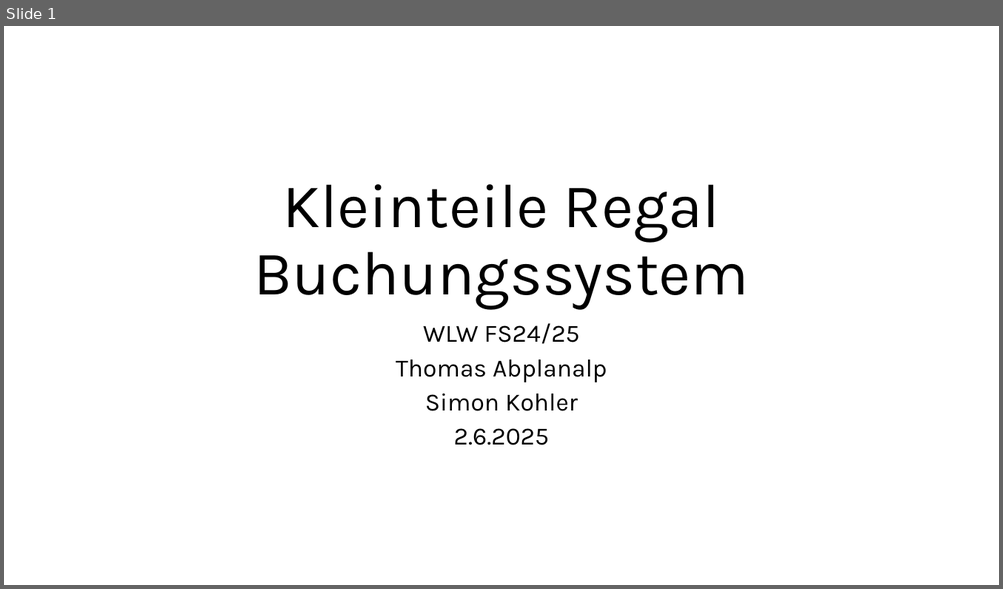
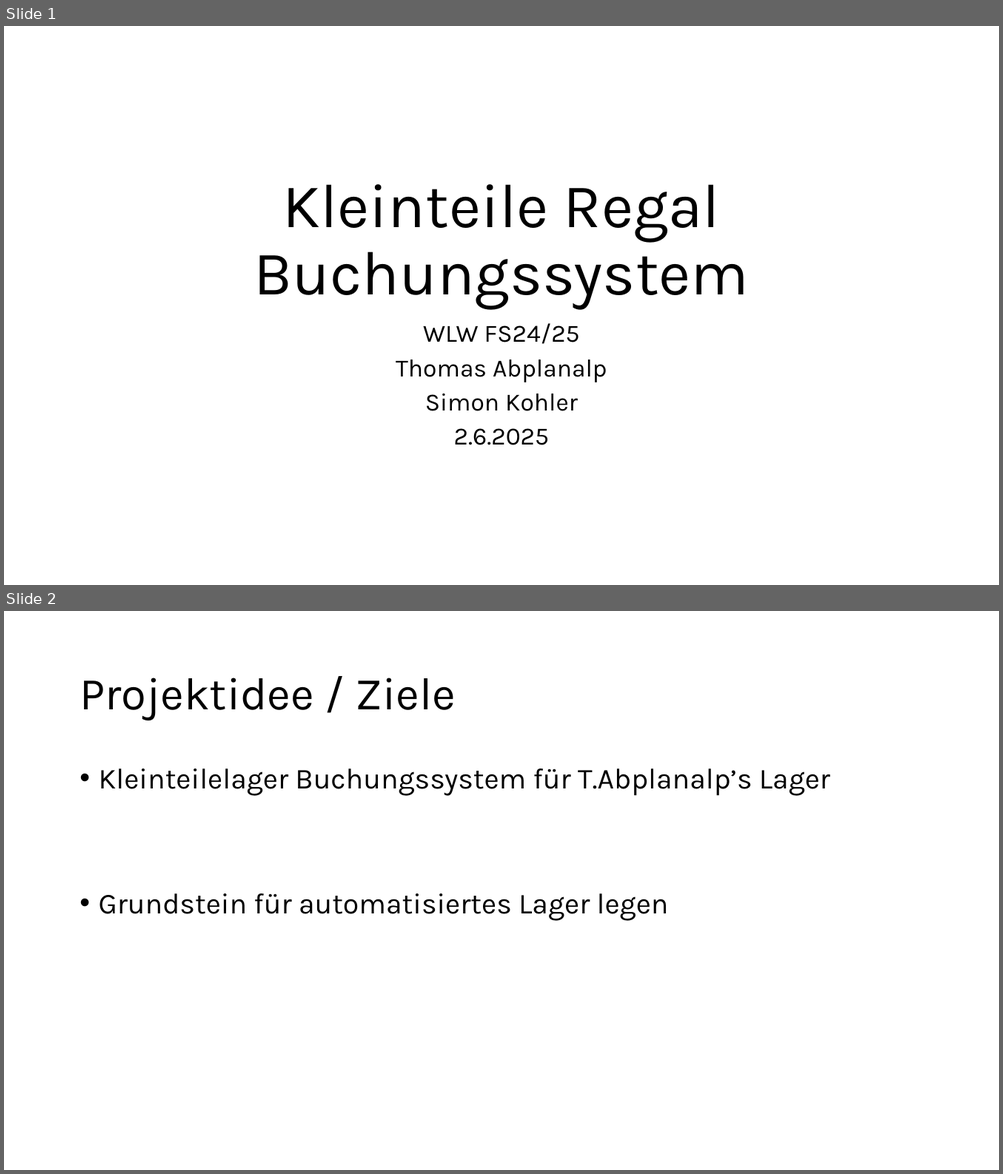
Before and after one commit to tasoftch/WLW-Teilelager, a slide deck: Kleinteile Regal präsentation.pptx. Shown one above the other, each under a label of ours: slide 1 before the commit, slides 1 and 2 after it. The pictures are 1003x589 and 1003x1174 pixels, drawn with LibreOffice and Linux fonts; fonts in the diff are those of the drawing; background and template pictures are left out. Boxes give left, top, right and bottom in pixels: in the first picture for what was removed or moved away, otherwise in the second. Text is boxed around its words. In the diff, an @@ line names an element or a change of style, - is before the commit and + after.

```diff
--- a/Kleinteile Regal präsentation.pptx
+++ b/Kleinteile Regal präsentation.pptx
@@ slide 2 added at <box>4,611,999,1170</box>, background picture (left out) @@
@@ title added at <box>79,678,455,721</box>, 44 pt, text #000000 @@
+Projektidee / Ziele
@@ text added at <box>99,769,830,921</box>, 28 pt, text #000000 @@
+• Kleinteilelager Buchungssystem für T.Abplanalp’s Lager
+• Grundstein für automatisiertes Lager legen
```
Also in this commit, not shown: 1 slide changed, 2 other slides added, 2 slides removed, 5 other files.
